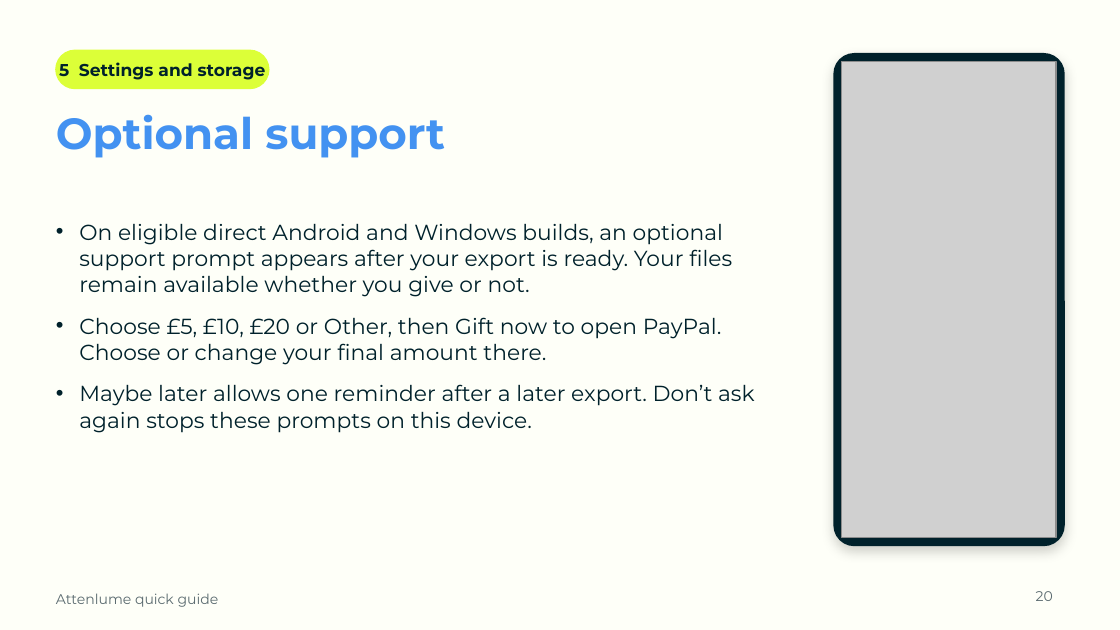
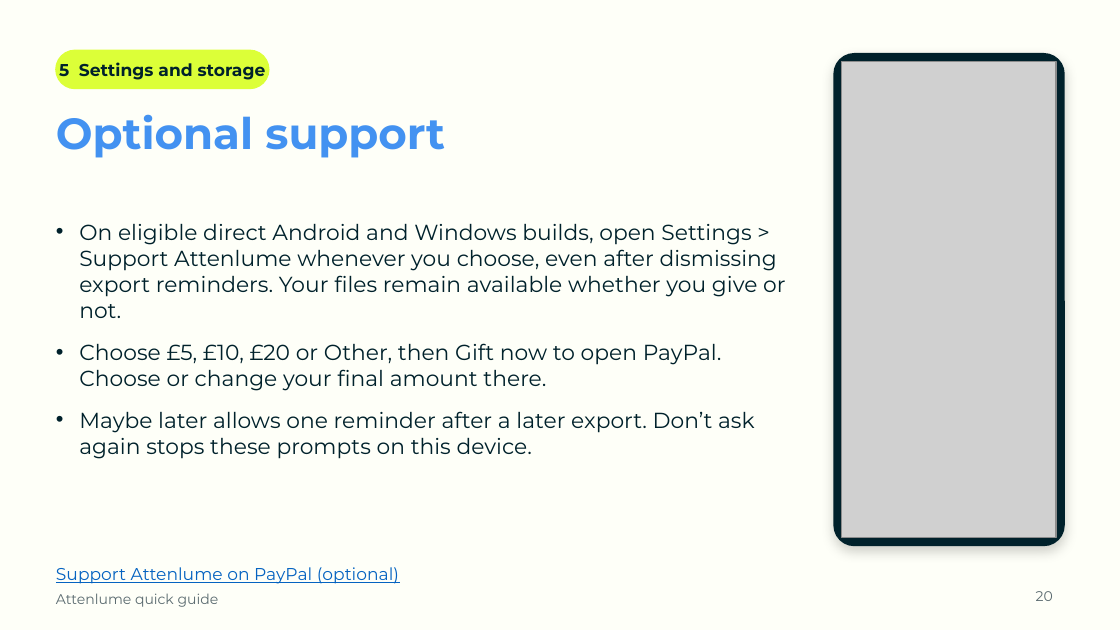
Before and after one commit to SamsonOluwaseun/attenlume, a slide deck: slide 20 of docs/user-guide/Attenlume-Quick-Guide.pptx. Drawn at 1120x630 pixels with LibreOffice and Linux fonts; fonts in the diff are those of the drawing; grey boxes stand for pictures; background and template pictures are left out. Boxes give left, top, right and bottom in pixels: in the first picture for what was removed or moved away, otherwise in the second. Text is boxed around its words. In the diff, an @@ line names an element or a change of style, - is before the commit and + after.

Commit message:
feat(support): add permanent Settings gifts and release v0.1.7 [P1-51]

```diff
--- a/docs/user-guide/Attenlume-Quick-Guide.pptx
+++ b/docs/user-guide/Attenlume-Quick-Guide.pptx
@@ text at [79,223,785,318]: text changed @@
-• On eligible direct Android and Windows builds, an optional support prompt appears after your export is ready. Your files remain available whether you give or not.
+• On eligible direct Android and Windows builds, open Settings > Support Attenlume whenever you choose, even after dismissing export reminders. Your files remain available whether you give or not.
@@ text added at [56,567,399,584], 11 pt, text #0563C1, underline @@
+Support Attenlume on PayPal (optional)
```
Also in this commit, not shown: 14 other files.
